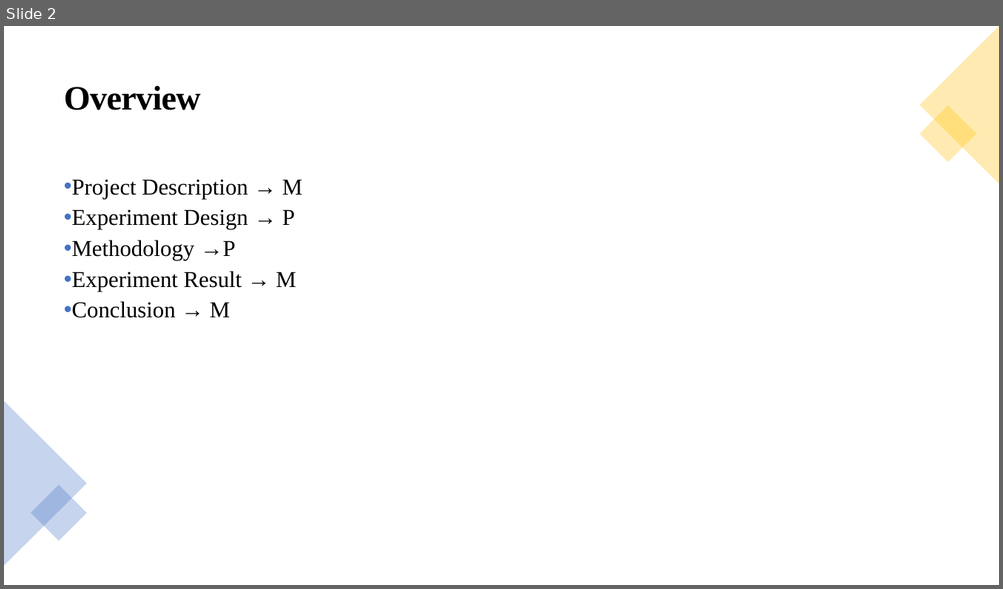
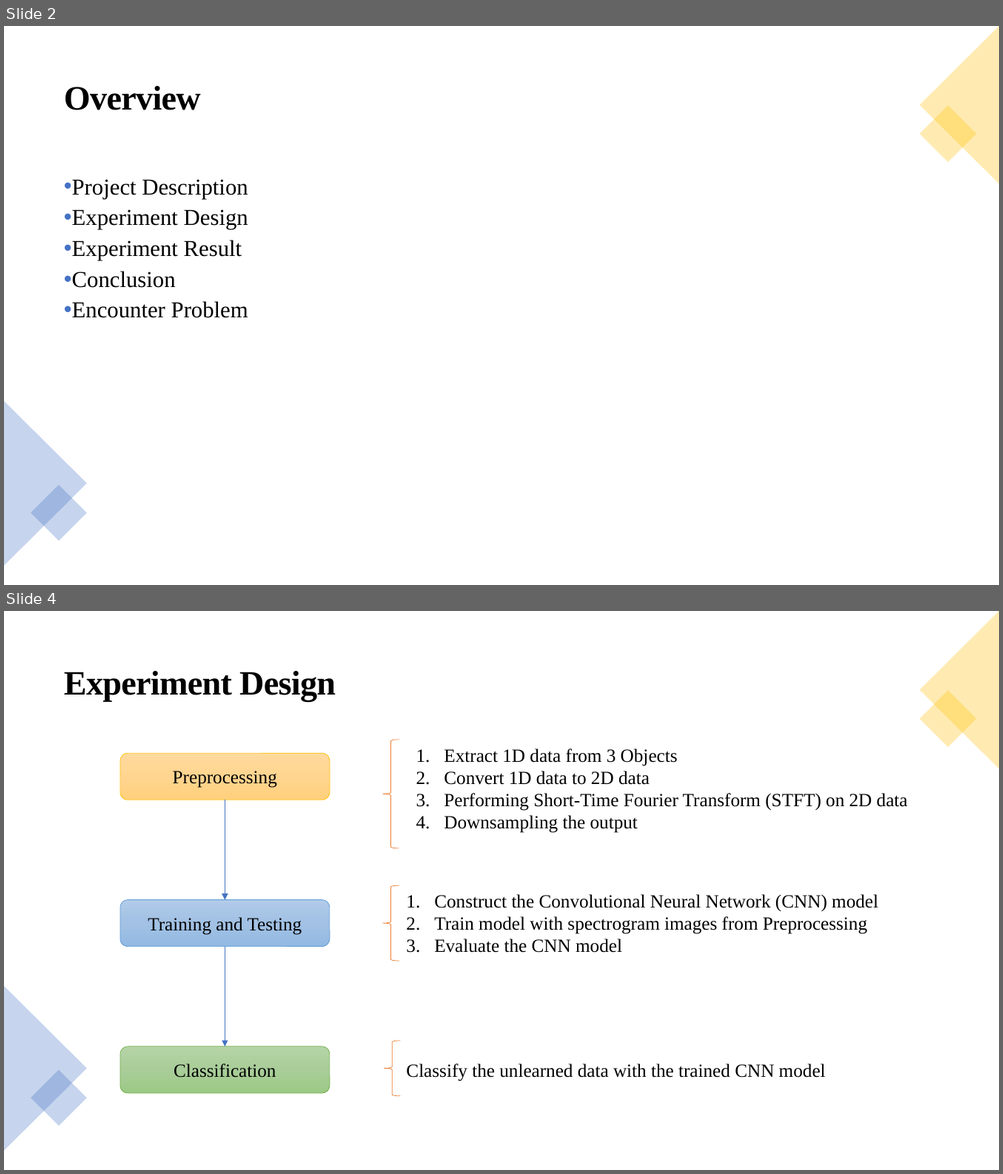
Before and after one commit to paweenp/Classification-of-time-signals-by-CNN-using-STFT, a slide deck: Presentation/Classification-of-time-signals-by-CNN-using-STFT.pptx. Shown one above the other, each under a label of ours: slide 2 before the commit, slides 2 and 4 after it; the slides between them are not shown. The pictures are 1003x589 and 1003x1174 pixels, drawn with LibreOffice and Linux fonts; fonts in the diff are those of the drawing. Boxes give left, top, right and bottom in pixels: in the first picture for what was removed or moved away, otherwise in the second. Text is boxed around its words. In the diff, an @@ line names an element or a change of style, - is before the commit and + after.

```diff
--- a/Presentation/Classification-of-time-signals-by-CNN-using-STFT.pptx
+++ b/Presentation/Classification-of-time-signals-by-CNN-using-STFT.pptx
@@ slide 4 added at (4, 611, 999, 1170), background #FFFFFF @@
@@ triangle added at (919, 611, 999, 769), fill #FFC000 at 30% opacity @@
@@ text added at (64, 671, 336, 701), 33 pt, text #000000, bold @@
+Experiment Design
@@ rectangle added at (919, 691, 976, 748), fill #FFC000 at 30% opacity @@
@@ left brace added at (382, 739, 398, 849), outline #ED7D31 0.5 pt @@
@@ rounded rectangle added at (120, 754, 330, 800), fill gradient #FFDB9E to #FFD590 to #FFD07C, outline #FFC000 0.5 pt, 18 pt, text #000000 @@
+Preprocessing
@@ text added at (444, 749, 908, 833), 18 pt, text #000000 @@
+1. Extract 1D data from 3 Objects
+2. Convert 1D data to 2D data
+3. Performing Short-Time Fourier Transform (STFT) on 2D data
+4. Downsampling the output
@@ arrow added from (225, 800) to (225, 900), #4472C4 0.5 pt @@
@@ left brace added at (382, 886, 398, 961), outline #ED7D31 0.5 pt @@
@@ text added at (434, 894, 878, 953), 18 pt, text #000000 @@
+1. Construct the Convolutional Neural Network (CNN) model
+2. Train model with spectrogram images from Preprocessing
+3. Evaluate the CNN model
@@ rounded rectangle added at (120, 900, 330, 947), fill gradient #B1CBE9 to #A3C1E5 to #93B9E4, outline #5B9BD5 0.5 pt, 18 pt, text #000000 @@
+Training and Testing
@@ arrow added from (225, 947) to (225, 1047), #4472C4 0.5 pt @@
@@ triangle added at (4, 986, 87, 1151), fill #4472C4 at 30% opacity @@
@@ rounded rectangle added at (120, 1047, 330, 1093), fill gradient #B5D5A7 to #AACE9A to #9CC987, outline #70AD47 0.5 pt, 18 pt, text #000000 @@
+Classification
@@ left brace added at (384, 1041, 400, 1096), outline #ED7D31 0.5 pt @@
@@ rectangle added at (31, 1070, 87, 1126), fill #4472C4 at 30% opacity @@
@@ text added at (406, 1064, 825, 1082), 18 pt, text #000000 @@
+Classify the unlearned data with the trained CNN model
@@ slide 2 changed as well @@
@@ text at (72, 179, 248, 318): text changed @@
-• Project Description → M
-• Experiment Design → P
-• Methodology →P
-• Experiment Result → M
-• Conclusion → M
+• Project Description
+• Experiment Design
+• Experiment Result
+• Conclusion
+• Encounter Problem
```
Also in this commit, not shown: 1 other slide changed, 15 other slides added, 5 slides removed.
